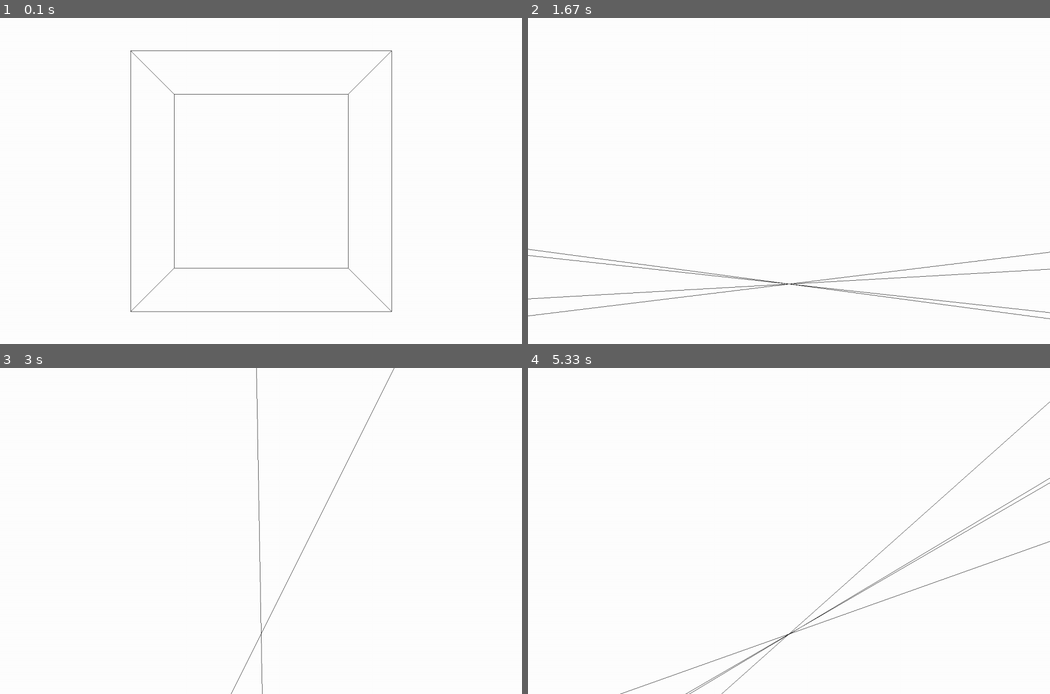
Above: before the commit, frames 1-4 (two rows, left to right).
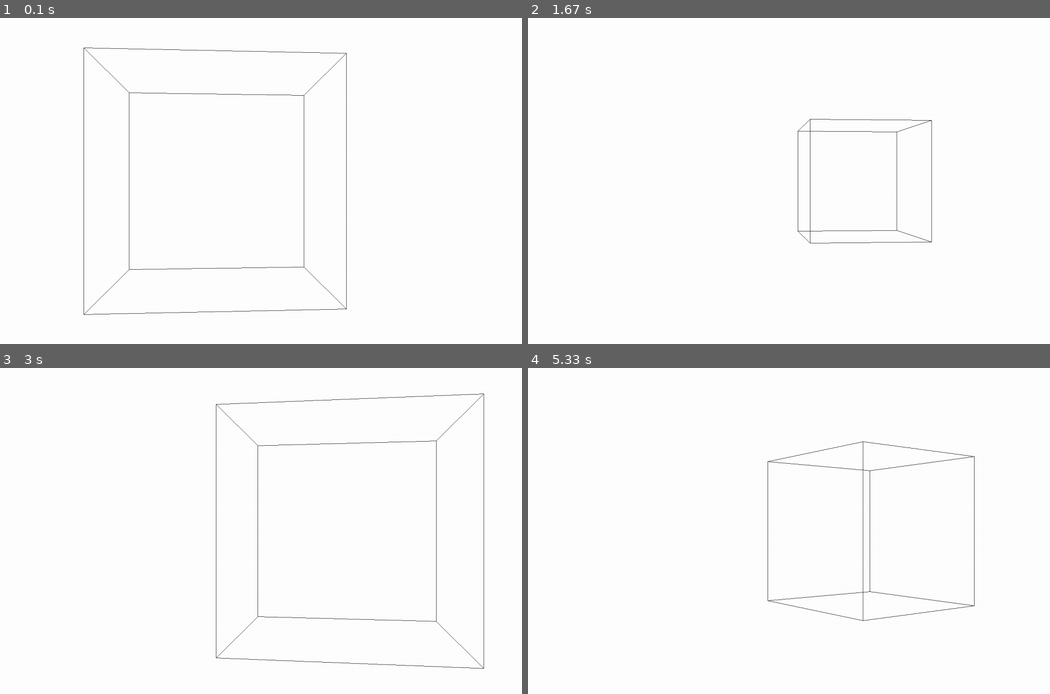
Above: after the commit, the same moments.

Repository: averyli290/pygame_programs
Game: pygame game, started from 3dengine.py
Two runs of this game, one before a commit and one after it. Both use one fixed random seed, a clock stepped at 60 frames per second and the inputs below.
Inputs (mouse positions are in pixels of both pictures, inside the frame that each line leads up to):
- Up to frame 1 (0.1 s): no input
- Up to frame 2 (1.67 s): hold D 0.33-0.8 s; move the mouse to (768, 194) at 0.37 s; hold W 0.83-1.13 s; hold D 1.17-1.63 s
- Up to frame 3 (3 s): hold A 1.67-2.2 s; hold S 2.23-2.53 s; hold A 2.57-2.97 s
- Up to frame 4 (5.33 s): hold W 3-3.37 s; hold D 3.4-4.03 s; hold S 4.07-4.43 s; hold A 4.47-4.93 s; hold D from 4.97 s (still down)

The runs differ from the first frame. In frame 1, 1.7% of the frame differs, in the area x 16-76%, y 9-92%; in frame 2, 1.5%; in frame 3, 1.4%; in frame 4, 1.5%.

Commit message:
Added in some code to show that the rotation without the most works

Diff:
--- a/3dengine.py
+++ b/3dengine.py
@@ -39,8 +39,10 @@
             self.clock = pygame.time.Clock()
 
             self.mousesens = 10
+            self.radian = 0
 
         def events(self, event):
+            return 1
             if event.type == pygame.MOUSEMOTION:
                 x, y = event.rel
                 x /= self.mousesens
@@ -79,6 +81,7 @@
                 self.events(event)
 
             # Updating camera view depending on key inputs (in small increments, hence the 1000)
+            self.radian += dt
             key = pygame.key.get_pressed()
             self.update(dt, key)
 
@@ -148,6 +151,8 @@
                     # Adding in the mouse rotation
                     # Rotating on the y axis first, then x axis
 
+                    x, z = self.rotate2d((x, z), self.radian)
+
                     x, z = self.rotate2d((x, z), self.camrot[1])
                     y, z = self.rotate2d((y, z), self.camrot[0])
 
